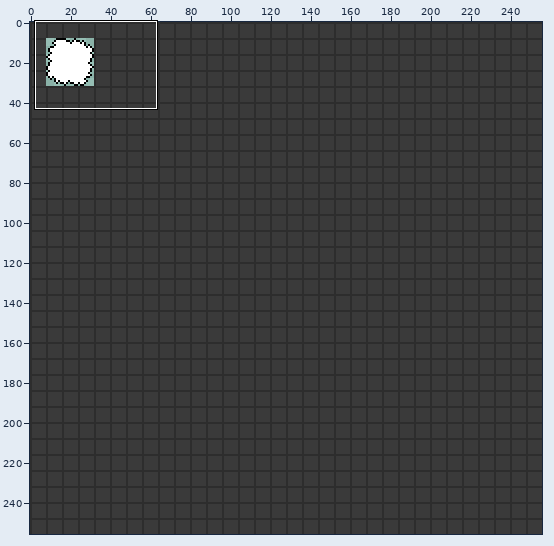
Two states of a sprite sheet, res/texChars.png. Above, an overview of the earlier version with the close-up marked.
Close-up. Old version:
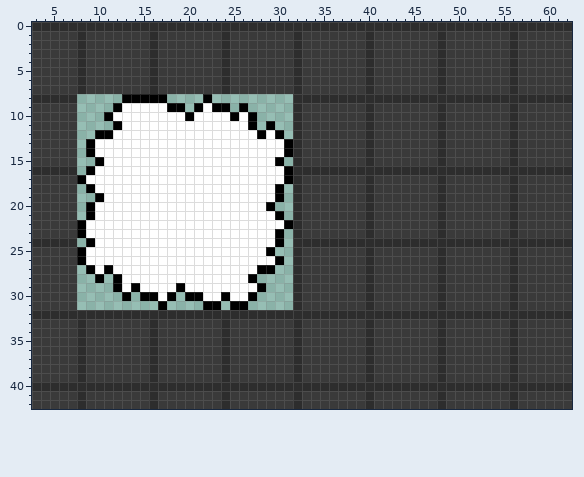
The file is 256x256 pixels. Shown: x 3..62, y 0..42.
After:
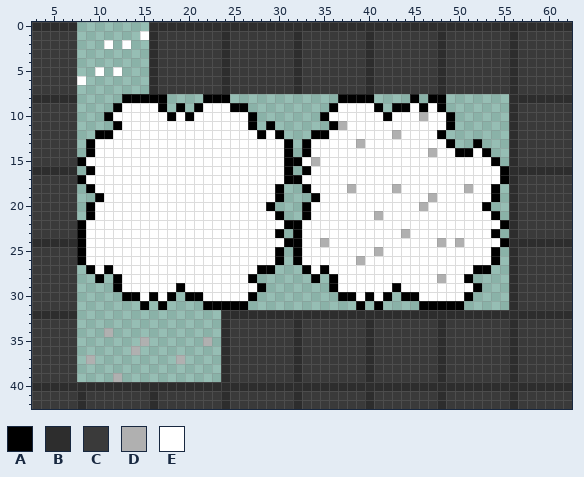
Palette (. is transparent): A #000000  B #2d2d2d  C #3a3a3a  D #b0b0b0  E #ffffff
Diff:
Changed rows in their new state; - is an unchanged pixel.
first column x 8:
 0 ........----------------------------------------
 1 .......E----------------------------------------
 2 ...E.E..----------------------------------------
 3 ........----------------------------------------
 4 ........----------------------------------------
 5 ..E.E...----------------------------------------
 6 E.......----------------------------------------
 7 ........----------------------------------------
 8 ---------------AA-------.....AAAA....A.AA.......
 9 ---------A.----EEA------....AEEEEA.AAEAEA.......
10 ----------A------E------...AEEEEEEAEEEDEEA......
11 ------------------------....ADEEEEEEEEEEEA......
12 ------------------------..AAEEEEEEEDEEEEA.......
13 ------------------------.AEEEEEDEEEEEEEEEA..A...
14 ------------------------.AEEEEEEEEEEEEEDEEAAEA..
15 AEE-------------------EAAEDEEEEEEEEEEEEEEEEEEEA.
16 ------------------------.AEEEEEEEEEEEEEEEEEEEEEA
17 ------------------------AEEEEEEEEEEEEEEEEEEEEEEA
18 ------------------------.AEEEEDEEEEDEEEEEEEDEEA.
19 ------------------------..AEEEEEEEEEEEEDEEEEEEA.
20 ------------------------.AEEEEEEEEEEEEDEEEEEEA..
21 ------------------------.AEEEEEEEDEEEEEEEEEEEEA.
22 ------------------------AEEEEEEEEEEEEEEEEEEEEEEA
23 ------------------------AEEEEEEEEEEEDEEEEEEEEEA.
24 AE--------------------EAAEEDEEEEEEEEEEEEDEDEEEEA
25 ---------------------EA-AEEEEEEEEDEEEEEEEEEEEEA.
26 ------------------------AEEEEEEDEEEEEEEEEEEEEEA.
27 ------------------------.AEAEEEEEEEEEEEEEEEEAA..
28 ------------------------..A.AEEEEEEEEEEEDEEA....
29 ------E-----------------....AEEEEEEAEEEEEEEEA...
30 ------AE--------E-------.....AAEAEA.AAEEEEEA....
31 -------A--------A-------.......A.A....AAAAA.....
32 ................--------------------------------
33 ................--------------------------------
34 ...D............--------------------------------
35 .......D......D.--------------------------------
36 ......D.........--------------------------------
37 .D.........D....--------------------------------
38 ................--------------------------------
39 ....D...........--------------------------------
Where, in picture pixels (left, top, right, bottom), the same in both close-ups:
changed: (77, 22, 239, 121)
changed: (266, 94, 509, 310)
changed: (77, 157, 104, 166)
changed: (77, 238, 230, 382)
